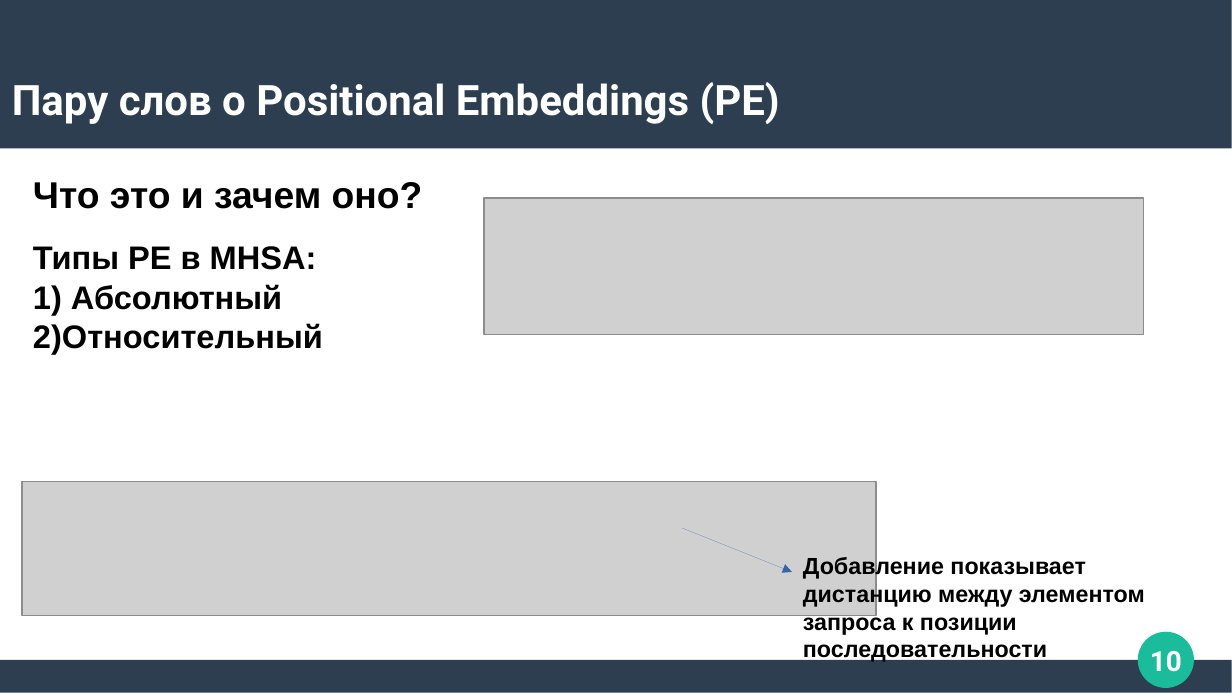
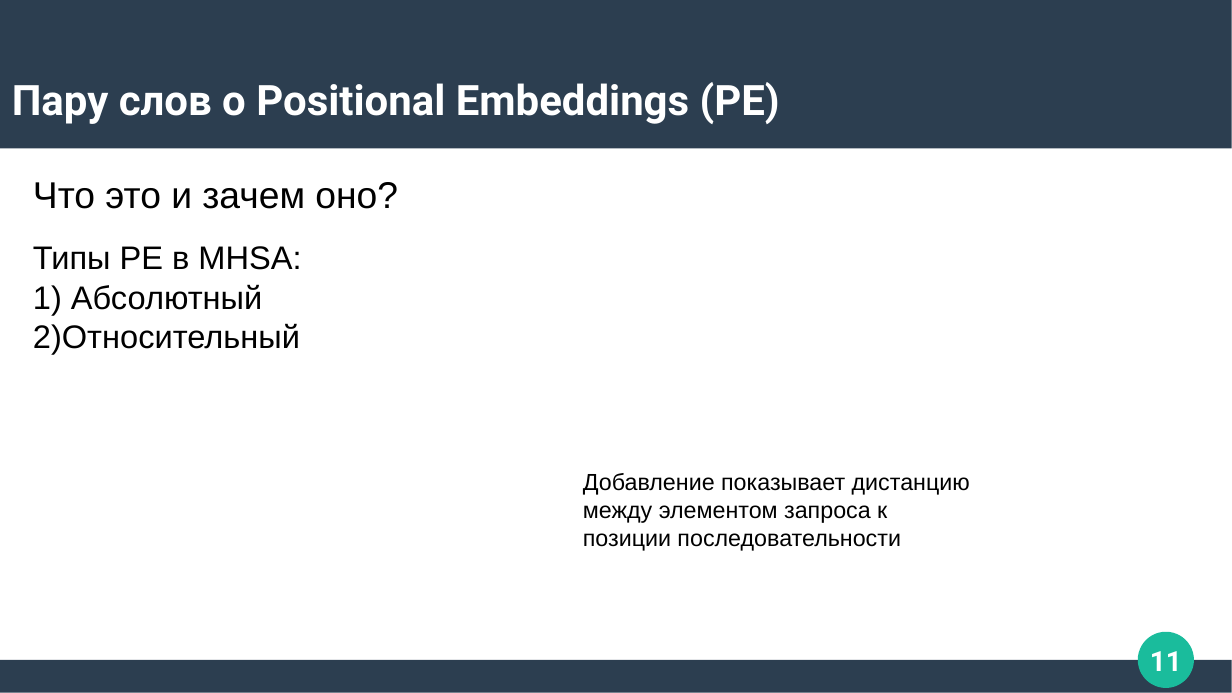
Before and after one commit to Zorinal/FilmBot, a slide deck: slide 11 of Трансфомеры.pptx (slide 10 before the commit). Drawn at 1232x693 pixels with LibreOffice and Linux fonts; fonts in the diff are those of the drawing; grey boxes stand for pictures. Boxes give left, top, right and bottom in pixels: in the first picture for what was removed or moved away, otherwise in the second. Text is boxed around its words. In the diff, an @@ line names an element or a change of style, - is before the commit and + after.

```diff
--- a/Трансфомеры.pptx
+++ b/Трансфомеры.pptx
@@ picture removed at [484,198,1145,334] @@
@@ bold off in 3 elements at [33,246,301,354], [33,182,398,209], [583,473,970,551] @@
@@ text "Добавление показывает дистанцию между элементом ...": place and size @@
-text "Добавление показывает дистанцию между элементом ..." at [803,555,1145,663]
+text "Добавление показывает дистанцию между элементом ..." at [583,473,970,551]
@@ picture removed at [22,482,876,616] @@
@@ arrow removed from (682, 528) to (793, 572) @@
@@ page number at [1150,651,1182,671]: text changed @@
-10
+11
```
Also in this commit, not shown: 12 other slides changed, 1 slide added.
